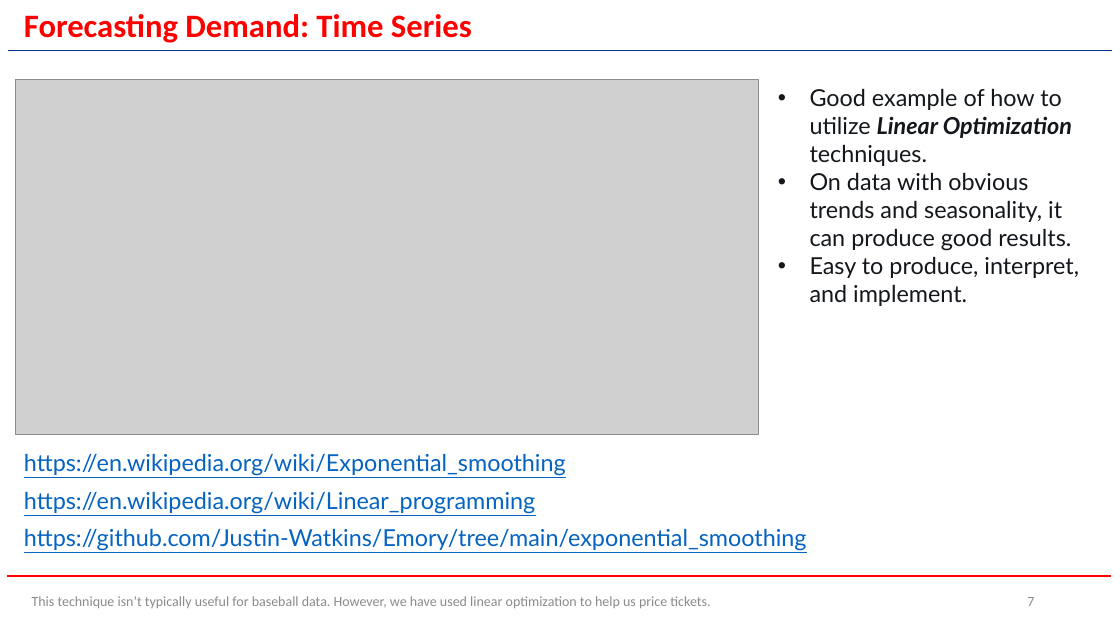
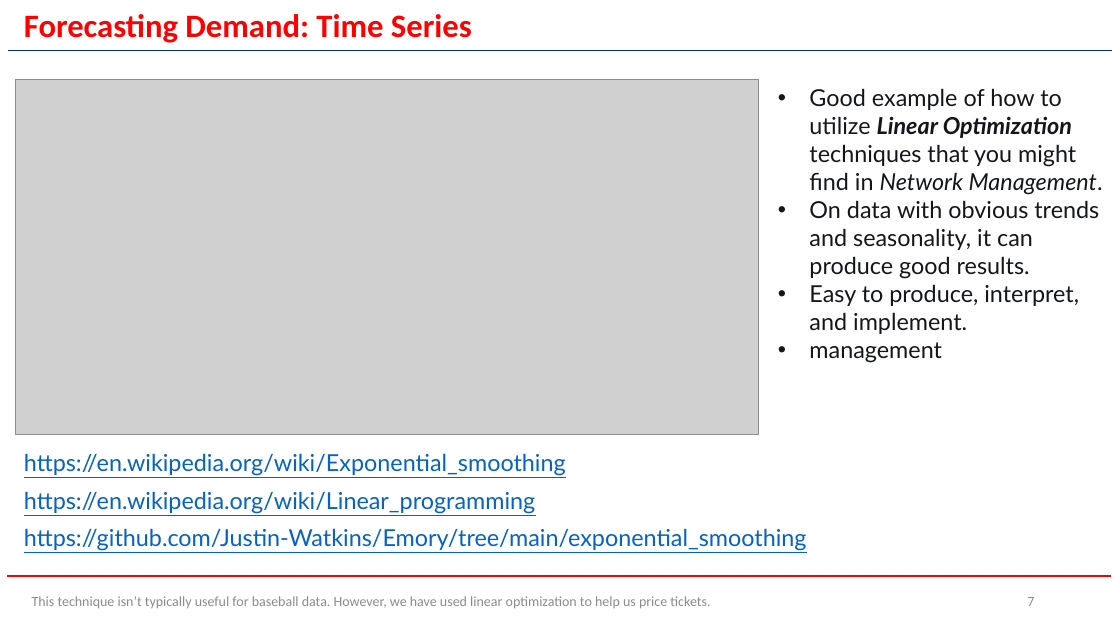
Before and after one commit to dgoon29/braves_pricing_2024, a slide deck: slide 7 of Ticket_Pricing_Workshop.pptx. Drawn at 1120x630 pixels with LibreOffice and Linux fonts; fonts in the diff are those of the drawing; grey boxes stand for pictures. Boxes give left, top, right and bottom in pixels: in the first picture for what was removed or moved away, otherwise in the second. Text is boxed around its words. In the diff, an @@ line names an element or a change of style, - is before the commit and + after.

Commit message:
presentation update

```diff
--- a/Ticket_Pricing_Workshop.pptx
+++ b/Ticket_Pricing_Workshop.pptx
@@ text at box(809, 88, 1103, 195): text changed @@
-• Good example of how to utilize Linear Optimization techniques.
+• Good example of how to utilize Linear Optimization techniques that you might find in Network Management.
@@ text at box(809, 342, 942, 363): paragraph added @@
+• management
```
